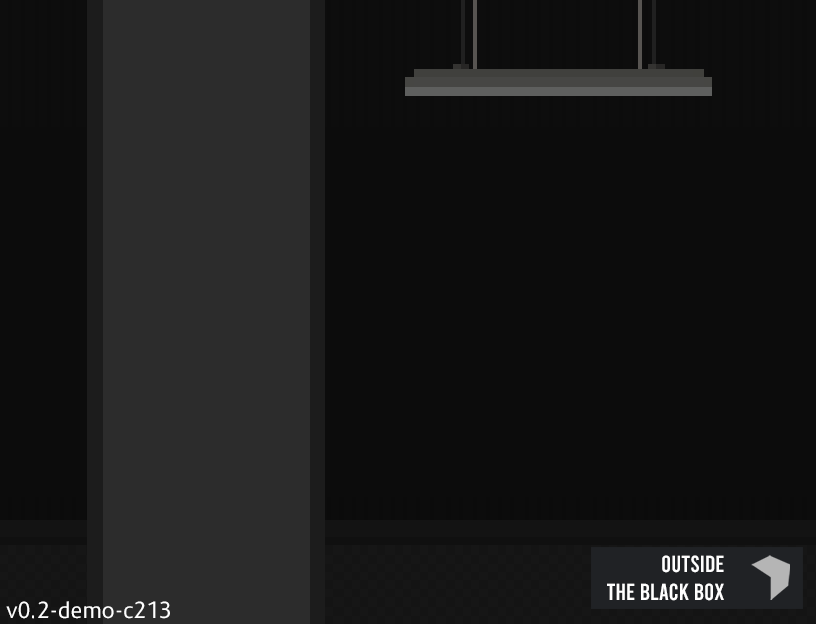
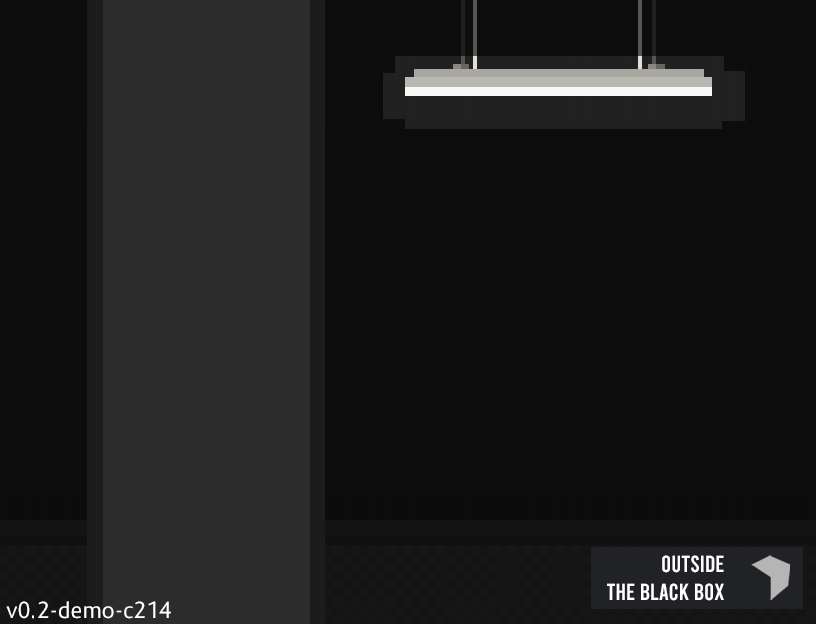
Comparing the layer stacks of the two 816×624 images. Changes:
renamed "v0.2-demo-c213" to "v0.2-demo-c214", painted on it over [left=159, top=601, right=171, bottom=619]
showed "Light on" over [left=383, top=56, right=745, bottom=129]
